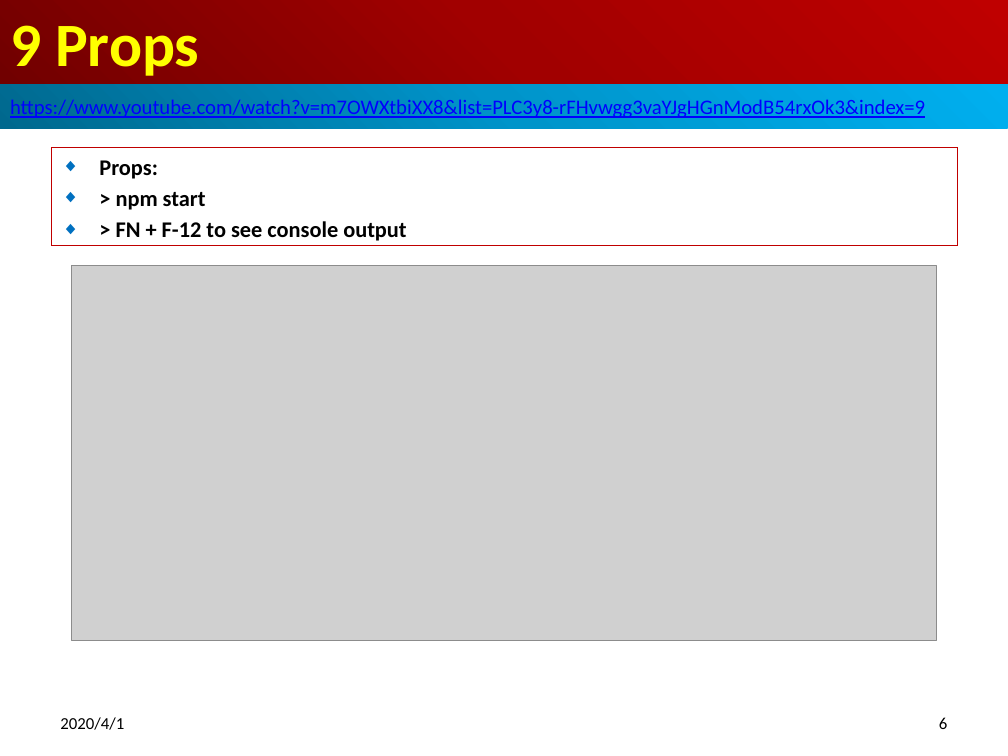
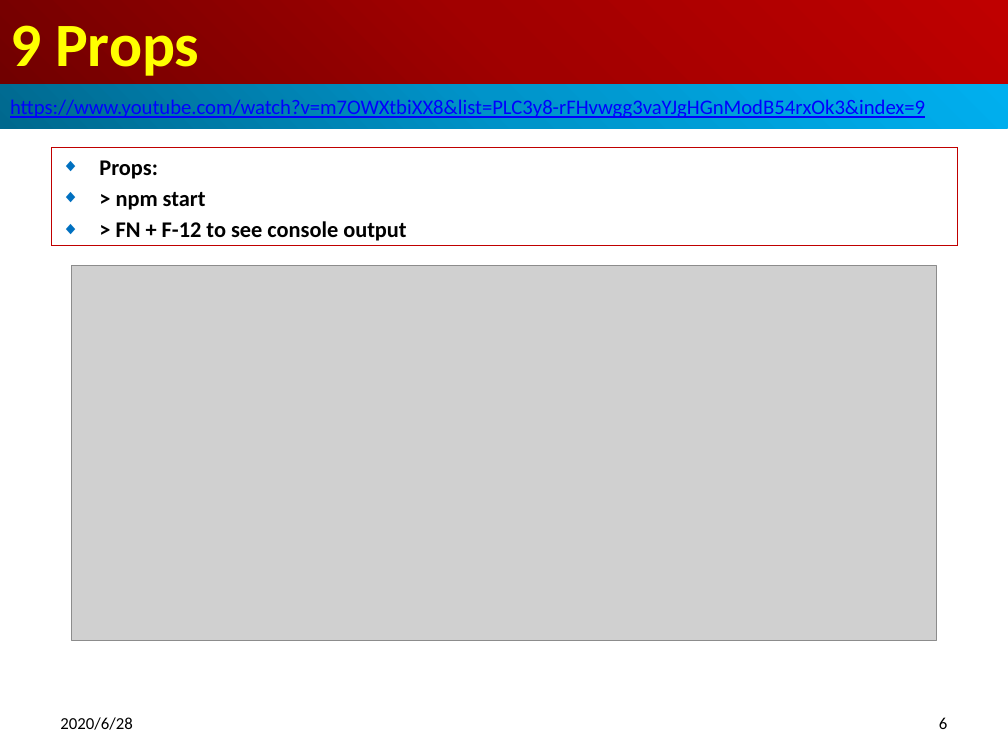
Before and after one commit to peterhchen/800-React-Hook, a slide deck: slide 6 of 09_Props.pptx. Drawn at 1008x756 pixels with LibreOffice and Linux fonts; fonts in the diff are those of the drawing; grey boxes stand for pictures. Boxes give left, top, right and bottom in pixels: in the first picture for what was removed or moved away, otherwise in the second. Text is boxed around its words. In the diff, an @@ line names an element or a change of style, - is before the commit and + after.

```diff
--- a/09_Props.pptx
+++ b/09_Props.pptx
@@ text at (x1=60, y1=717, x2=132, y2=730): text changed @@
-2020/4/1
+2020/6/28
```
Also in this commit, not shown: 10 other slides changed, 4 slides added.
